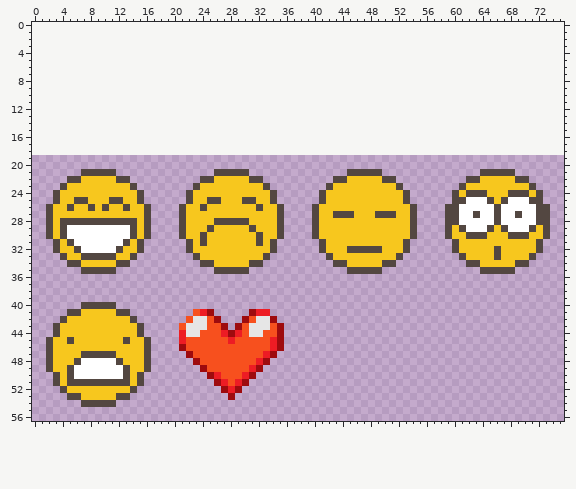
Sprite sheet, stored at graphics/gui/emotes.png. Above, as it was before the edit.
The file is 76x38 pixels. The old version is drawn lined up with the new one, on the new canvas.
The result:
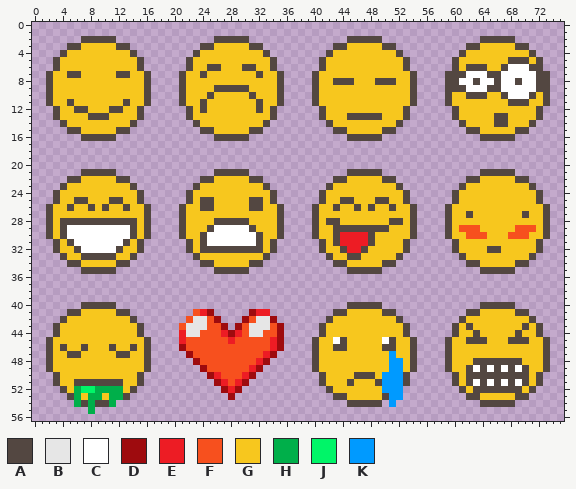
Palette (. is transparent): A #534741  B #e6e6e6  C #ffffff  D #9e0b0e  E #ed1c24  F #f7501e  G #f7c71e  H #00af4a  J #00f568  K #009aff
From old to new:
canvas 76x38 -> 76x57, the old top-left corner now at 0,19
Changed rows in their new state; - is an unchanged pixel.
first column x 2:
 2 -----AAAAA--------------AAAAA--------------AAAAA--------------AAAAA-----
 3 ---AAGGGGGAA----------AAGGGGGAA----------AAGGGGGAA----------AAGGGGGAA---
 4 --AGGGGGGGGGA--------AGGGGGGGGGA--------AGGGGGGGGGA--------AGGGGGGGGGA--
 5 -AGGGGGGGGGGGA------AGGGGGGGGGGGA------AGGGGGGGGGGGA------AGGGGGGGAAAGA-
 6 -AGGGGGGGGGGGA------AGGAAGGGAAGGA------AGGGGGGGGGGGA------AGAAAGGACCCAA-
 7 AGGAAGGGGGAAGGA----AGGAGGGGGGGAGGA----AGGGGGGGGGGGGGA----AAACCCAACCCCCAA
 8 AGGGGGGGGGGGGGA----AGGGGGGGGGGGGGA----AGGAAAGGGAAAGGA----AACCACCACCACCAA
 9 AGGGGGGGGGGGGGA----AGGGGAAAAAGGGGA----AGGGGGGGGGGGGGA----AAACCCAACCCCCAA
10 AGGGGGGGGGGGGGA----AGGGAGGGGGAGGGA----AGGGGGGGGGGGGGA----AGGAAAGGACCCAGA
11 AGGAGGGGGGGAGGA----AGGAGGGGGGGAGGA----AGGGGGGGGGGGGGA----AGGGGGGGGAAAGGA
12 -AGGAAGGGAAGGA------AGAGGGGGGGAGA------AGGGGGGGGGGGA------AGGGGGGGGGGGA-
13 -AGGGGAAAGGGGA------AGGGGGGGGGGGA------AGGGAAAAAGGGA------AGGGGGAAGGGGA-
14 --AGGGGGGGGGA--------AGGGGGGGGGA--------AGGGGGGGGGA--------AGGGGAAGGGA--
15 ---AAGGGGGAA----------AAGGGGGAA----------AAGGGGGAA----------AAGGGGGAA---
16 -----AAAAA--------------AAAAA--------------AAAAA--------------AAAAA-----
first column x 24:
24 --------------------------------------GGG---GGG--
25 A-G---G-A-----------AA---AA----------GGGGG-GGGGG-
26 -A-----A-----------A--A-A--A--------GGGGGGGGGGGGG
27 -------------------GGG---GGG--------GGAGGGGGGGAGG
28 ------------------AA-------AA-------GGGGGGGGGGGGG
29 --CCCCC------------AAAAAAAA----------FFFGG-GGFFF-
30 -CCCCCCC-----------AEEEEA-------------FFF---FFF--
31 -CCCCCCC-----------AEEEEA------------------------
32 AAAAAAAAA-----------AEE-GG---------------A-------
33 ---------------------AA-------------------G------
first column x 4:
40 -----------------------------------------AAAAA--------------AAAAA-----
41 ---------------------------------------AAGGGGGAA----------AAGGGGGAA---
42 --------------------------------------AGGGGGGGGGA--------AGGGGGGGGGA--
43 -------------------------------------AGGGGGGGGGGGA------AGAGGGGGGGAGA-
44 -------------------------------------AGGGGGGGGGGGA------AGGAGGGGGAGGA-
45 -G-------G--------------------------AGGCAGGGGGCAGGA----AGGAAAGGGAAAGGA
46 A--A---A--A-------------------------AGGAAGGGGGAAGGA----AGGGGGGGGGGGGGA
47 -AAGGGGGAA--------------------------AGGGGGGGGGGKGGA----AGGGGGGGGGGGGGA
48 --GGGGGGG---------------------------AGGGGGGGGGGKKGA----AGGGAAAAAAAGGGA
49 -GGGGGGGGG--------------------------AGGGGGGGGGGKKGA----AGGACACACACAGGA
50 -GGGGGGGGG---------------------------AGGGGAAAGKKKA------AGAAAAAAAAAGA-
51 -G-------G---------------------------AGGGAGGGAKKKA------AGACACACACAGA-
52 --HJJHHHH-----------------------------AGGGGGGGKKK--------AGAAAAAAAGA--
53 --H-HH-HH------------------------------AAGGGGGAKK---------AAGGGGGAA---
54 --H-H--H---------------------------------AAAAA-K------------AAAAA-----
55 ----H-----------------------------------------------------------------
